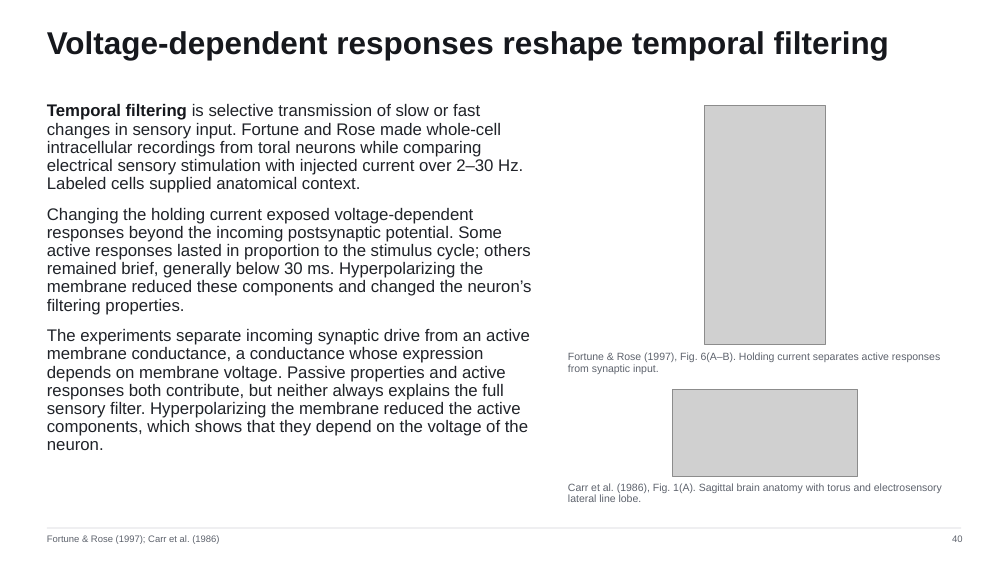
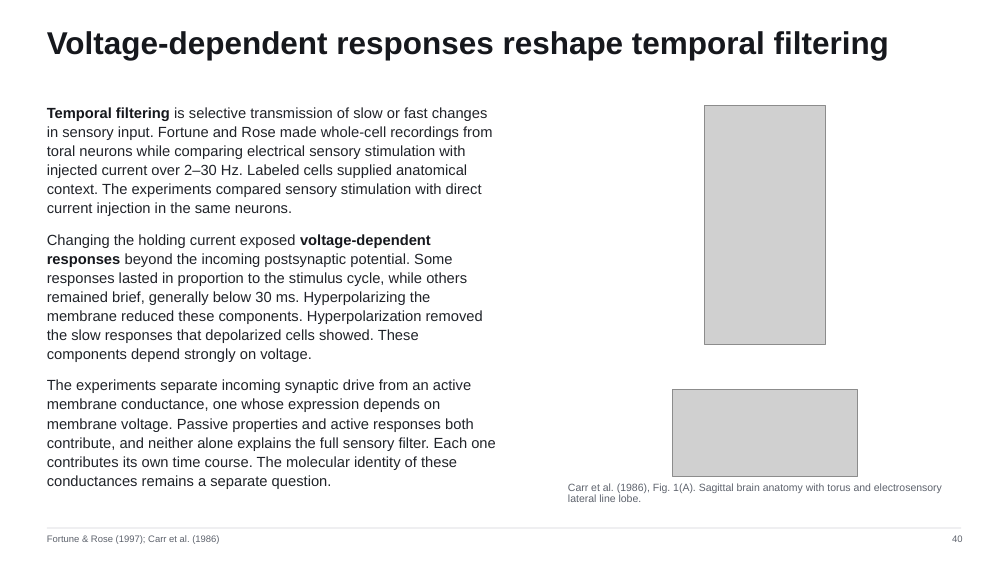
Before and after one commit to jordanxxlopez/NEUROETHOLOGY, a slide deck: slide 53 of scaffolded/Neuroethology_Lecture22_FA2026_SCAFFOLDED.pptx (slide 52 before the commit). Drawn at 1008x567 pixels with LibreOffice and Linux fonts; fonts in the diff are those of the drawing; grey boxes stand for pictures. Boxes give left, top, right and bottom in pixels: in the first picture for what was removed or moved away, otherwise in the second. Text is boxed around its words. In the diff, an @@ line names an element or a change of style, - is before the commit and + after.

```diff
--- a/scaffolded/Neuroethology_Lecture22_FA2026_SCAFFOLDED.pptx
+++ b/scaffolded/Neuroethology_Lecture22_FA2026_SCAFFOLDED.pptx
@@ text at (x1=47, y1=107, x2=496, y2=489): text changed; size 16 to 14 pt @@
-Temporal filtering is selective transmission of slow or fast changes in sensory input. Fortune and Rose made whole-cell intracellular recordings from toral neurons while comparing electrical sensory stimulation with injected current over 2–30 Hz. Labeled cells supplied anatomical context.
-Changing the holding current exposed voltage-dependent responses beyond the incoming postsynaptic potential. Some active responses lasted in proportion to the stimulus cycle; others remained brief, generally below 30 ms. Hyperpolarizing the membrane reduced these components and changed the neuron’s filtering properties.
-The experiments separate incoming synaptic drive from an active membrane conductance, a conductance whose expression depends on membrane voltage. Passive properties and active responses both contribute, but neither always explains the full sensory filter. Hyperpolarizing the membrane reduced the active components, which shows that they depend on the voltage of the neuron.
+Temporal filtering is selective transmission of slow or fast changes in sensory input. Fortune and Rose made whole-cell recordings from toral neurons while comparing electrical sensory stimulation with injected current over 2–30 Hz. Labeled cells supplied anatomical context. The experiments compared sensory stimulation with direct current injection in the same neurons.
+Changing the holding current exposed voltage-dependent responses beyond the incoming postsynaptic potential. Some responses lasted in proportion to the stimulus cycle, while others remained brief, generally below 30 ms. Hyperpolarizing the membrane reduced these components. Hyperpolarization removed the slow responses that depolarized cells showed. These components depend strongly on voltage.
+The experiments separate incoming synaptic drive from an active membrane conductance, one whose expression depends on membrane voltage. Passive properties and active responses both contribute, and neither alone explains the full sensory filter. Each one contributes its own time course. The molecular identity of these conductances remains a separate question.
@@ text removed at (x1=568, y1=352, x2=940, y2=374) @@
-Fortune & Rose (1997), Fig. 6(A–B). Holding current separates active responses from synaptic input.
```
Also in this commit, not shown: 53 other slides changed, 5 slides added, 5 slides removed, 3 other files.
